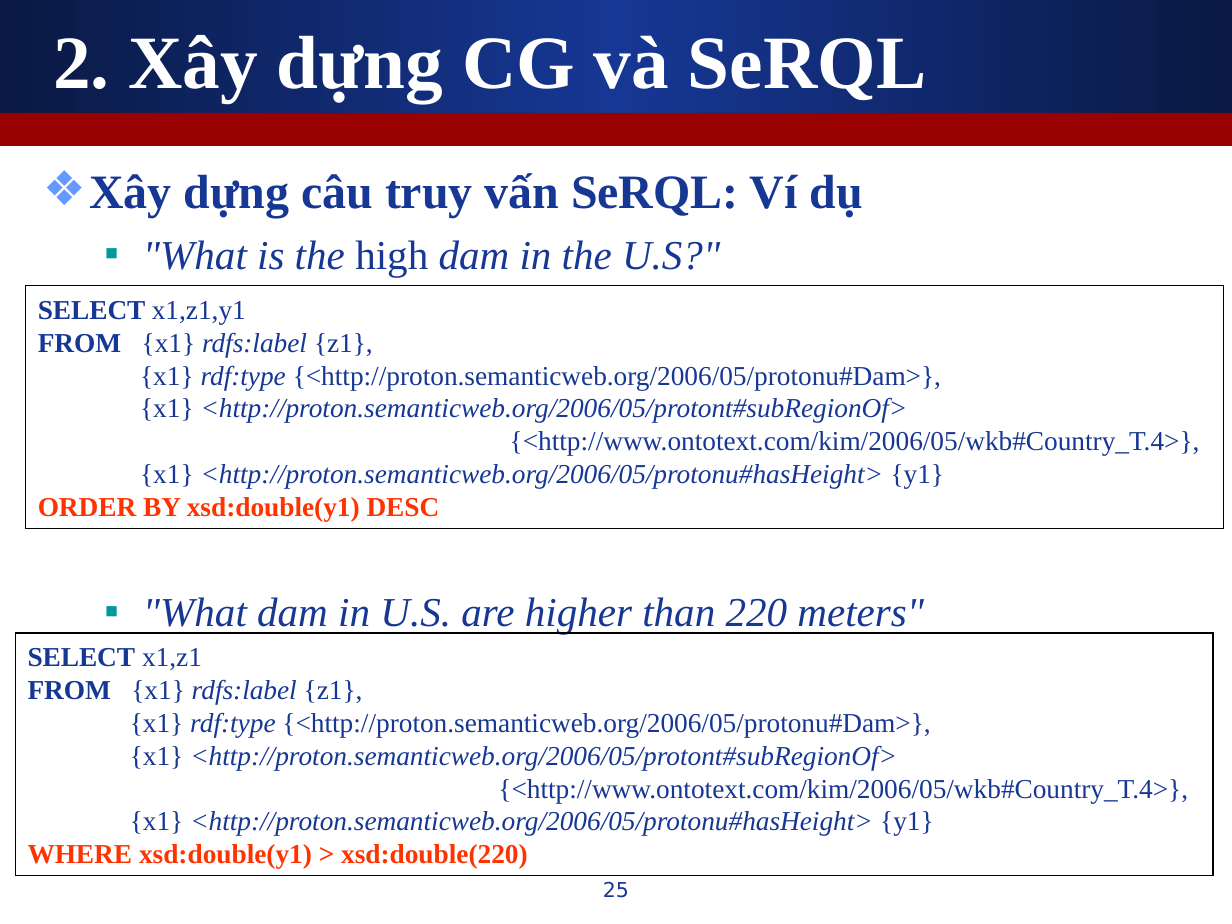
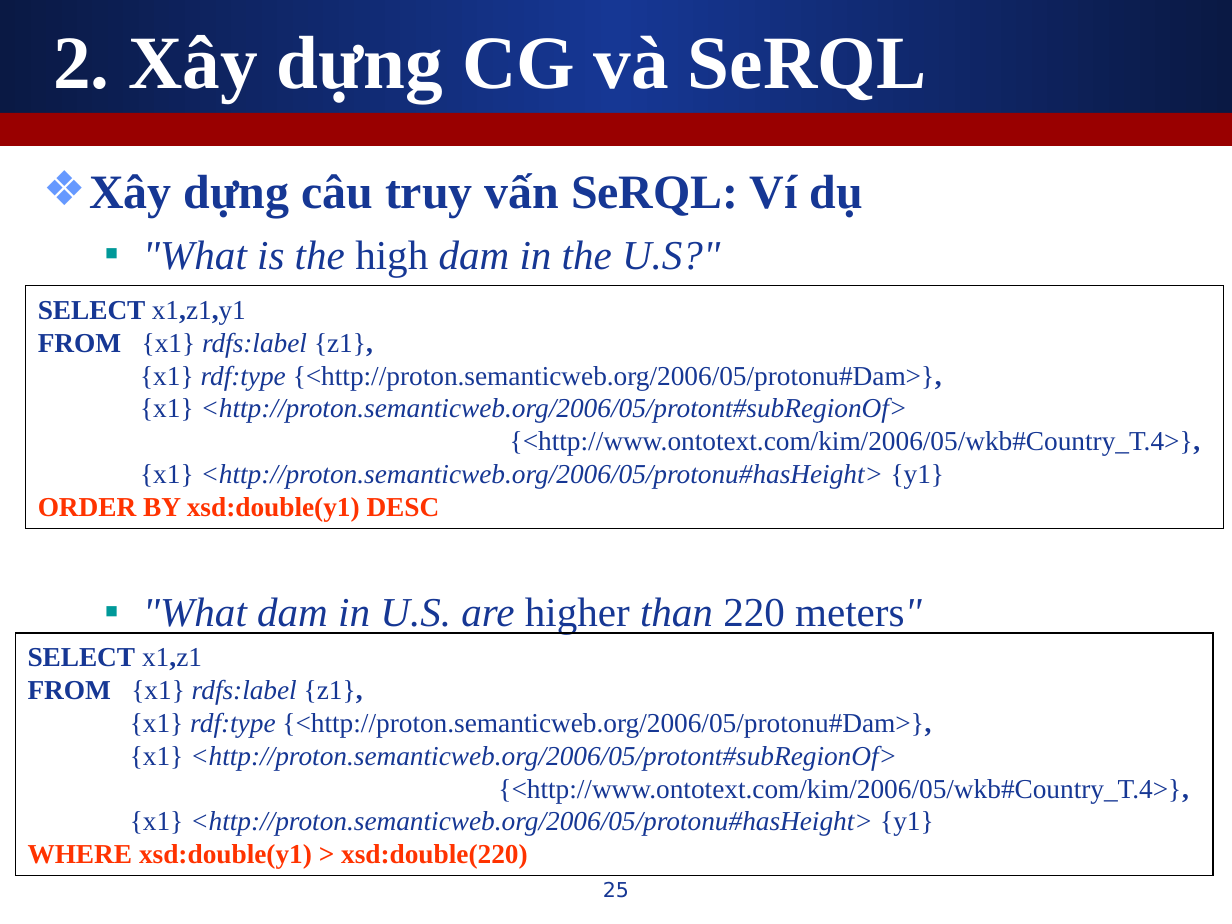
Before and after one commit to leaderwing/kt-kimres, a slide deck: slide 25 of note/Copy of [Thesis] Presentation.ppt. Drawn at 1232x924 pixels with LibreOffice and Linux fonts; fonts in the diff are those of the drawing. Boxes give left, top, right and bottom in pixels: in the first picture for what was removed or moved away, otherwise in the second. Text is boxed around its words. In the diff, an @@ line names an element or a change of style, - is before the commit and + after.

```diff
--- a/note/Copy of [Thesis] Presentation.ppt
+++ b/note/Copy of [Thesis] Presentation.ppt
@@ text in rectangle at (38, 301, 1200, 455): bold on in "x1,z1,y1", "{z1},", "{<http://proton.semanticweb.org/2006/05/protonu#Dam>},", "{<http://www.ontotext.com/kim/2006/05/wkb#Country_T.4>}," @@
@@ text at (143, 597, 922, 634): italic off in "higher 220 meters"" @@
@@ text in rectangle at (28, 648, 1189, 803): bold on in "x1,z1", "{z1},", "{<http://proton.semanticweb.org/2006/05/protonu#Dam>},", "{<http://www.ontotext.com/kim/2006/05/wkb#Country_T.4>}," @@
```
Also in this commit, not shown: 5 other slides changed, 1 slide added.
